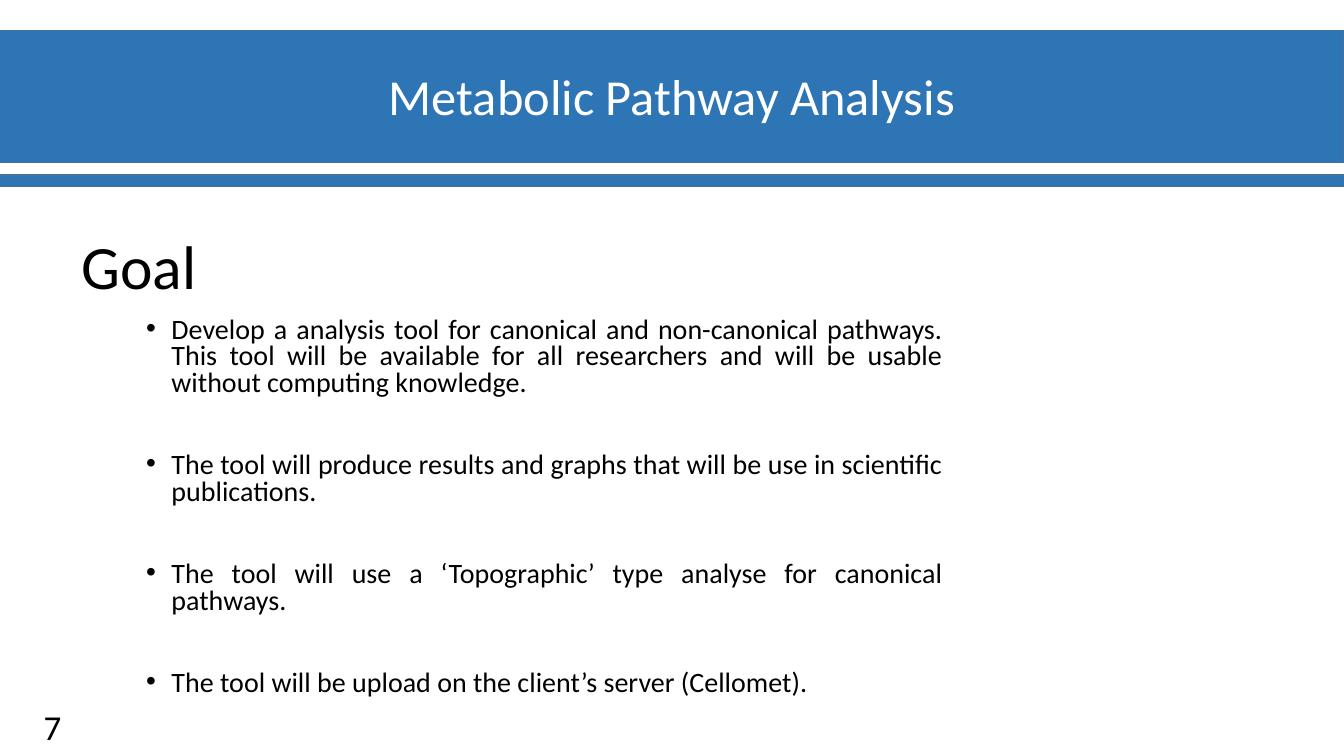
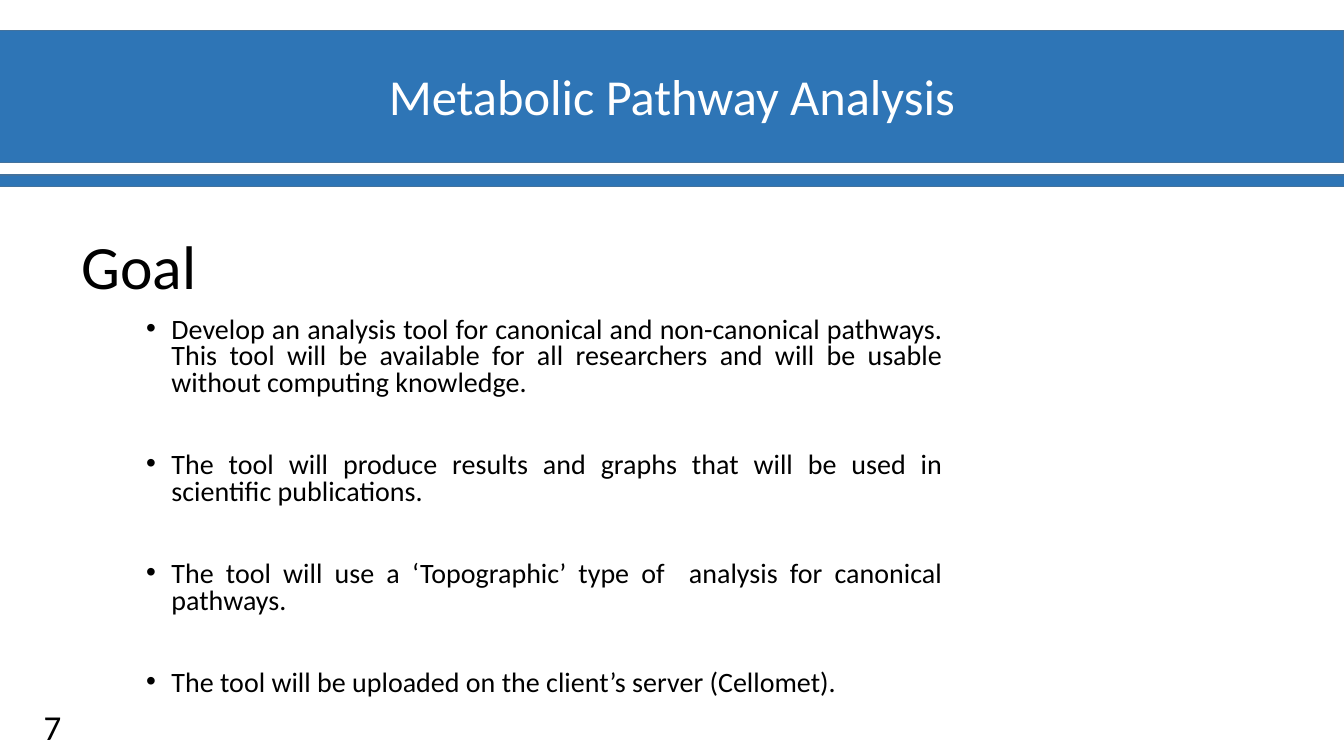
Before and after one commit to materrien/Projet-INSERM, a slide deck: slide 8 of Diapos_Suivit_projet.pptx. Drawn at 1344x756 pixels with LibreOffice and Linux fonts; fonts in the diff are those of the drawing; background and template pictures are left out. Boxes give left, top, right and bottom in pixels: in the first picture for what was removed or moved away, otherwise in the second. Text is boxed around its words. In the diff, an @@ line names an element or a change of style, - is before the commit and + after.

```diff
--- a/Diapos_Suivit_projet.pptx
+++ b/Diapos_Suivit_projet.pptx
@@ text at [171, 319, 942, 697]: text changed @@
-• Develop a analysis tool for canonical and non-canonical pathways. This tool will be available for all researchers and will be usable without computing knowledge.
-• The tool will produce results and graphs that will be use in scientific publications.
-• The tool will use a ‘Topographic’ type analyse for canonical pathways.
-• The tool will be upload on the client’s server (Cellomet).
+• Develop an analysis tool for canonical and non-canonical pathways. This tool will be available for all researchers and will be usable without computing knowledge.
+• The tool will produce results and graphs that will be used in scientific publications.
+• The tool will use a ‘Topographic’ type of analysis for canonical pathways.
+• The tool will be uploaded on the client’s server (Cellomet).
```
Also in this commit, not shown: 6 other slides changed.
